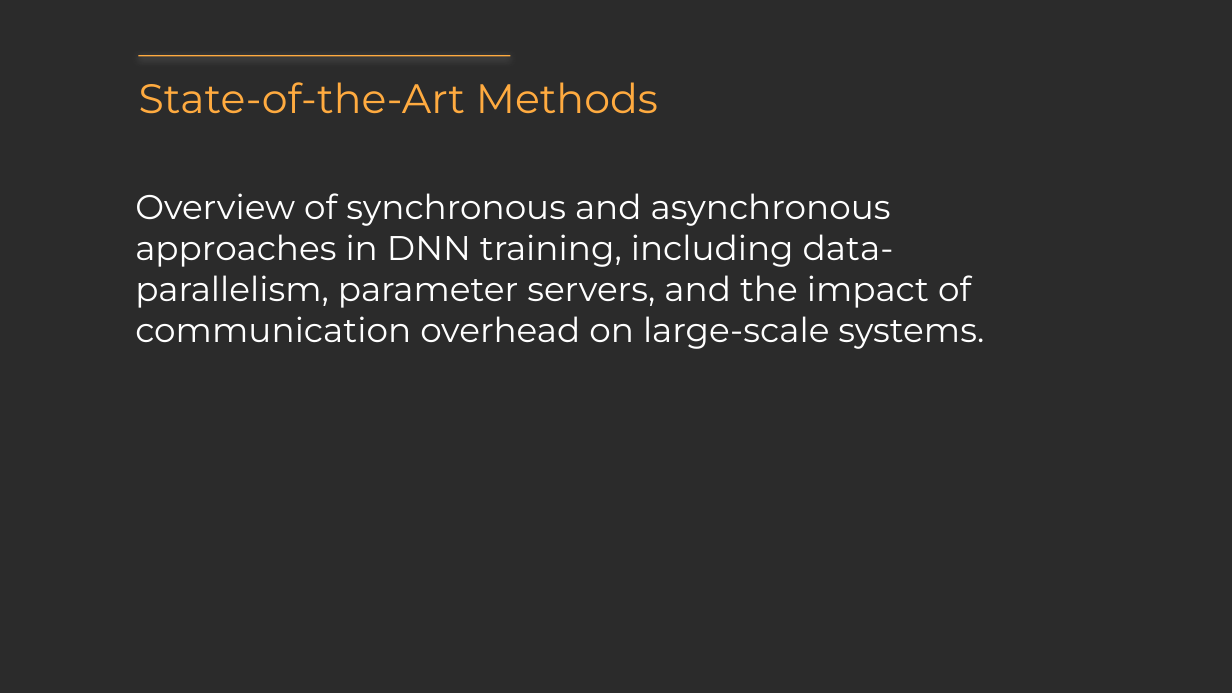
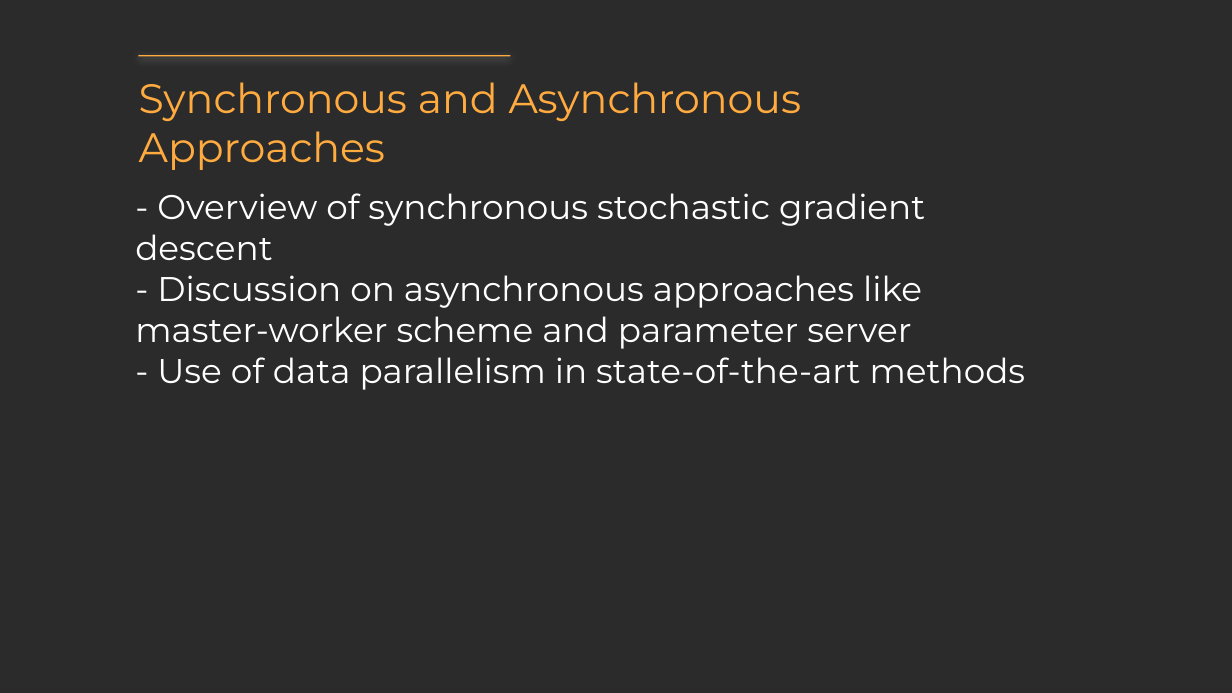
Before and after one commit to StephanieMussi/GRASPER, a slide deck: slide 4 of output/Imagenet training in minutes.pptx. Drawn at 1232x693 pixels with LibreOffice and Linux fonts; fonts in the diff are those of the drawing; background and template pictures are left out; a plain dark background stands for a picture behind light text. Boxes give left, top, right and bottom in pixels: in the first picture for what was removed or moved away, otherwise in the second. Text is boxed around its words. In the diff, an @@ line names an element or a change of style, - is before the commit and + after.

```diff
--- a/output/Imagenet training in minutes.pptx
+++ b/output/Imagenet training in minutes.pptx
@@ text at (139,82,802,170): text changed @@
-State-of-the-Art Methods
+Synchronous and Asynchronous Approaches
@@ text at (135,193,1026,390): text changed @@
-Overview of synchronous and asynchronous approaches in DNN training, including data-parallelism, parameter servers, and the impact of communication overhead on large-scale systems.
+- Overview of synchronous stochastic gradient descent
+- Discussion on asynchronous approaches like master-worker scheme and parameter server
+- Use of data parallelism in state-of-the-art methods
```
Also in this commit, not shown: 7 other slides changed, 2 slides added, 2 slides removed, 14 other files.
